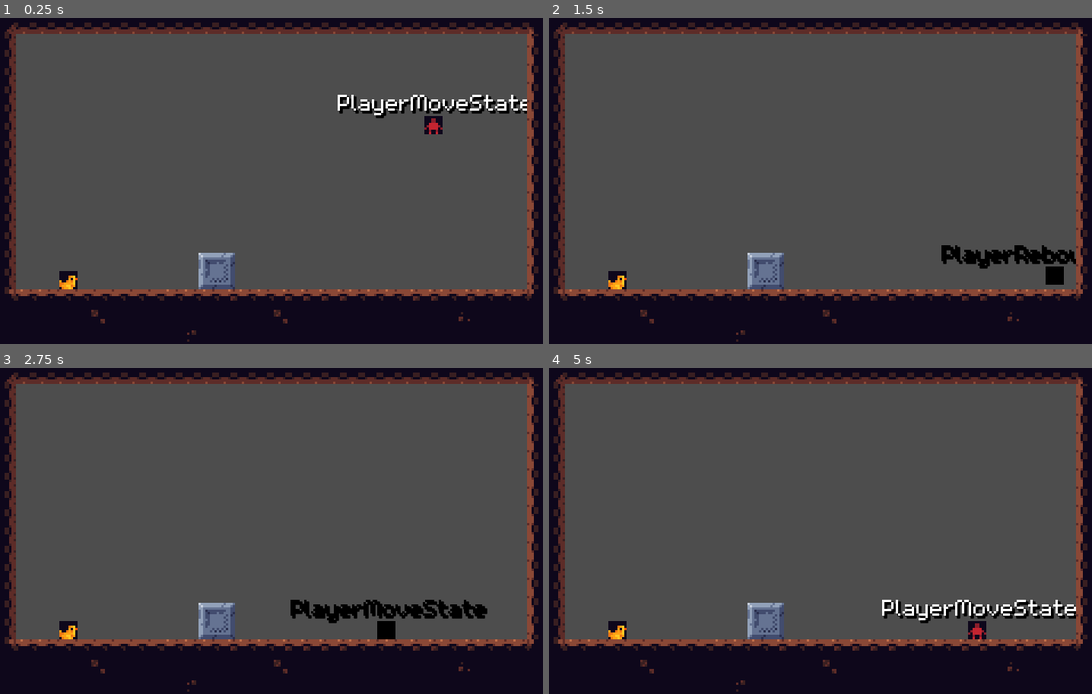
Above: before the commit, frames 1-4 (two rows, left to right).
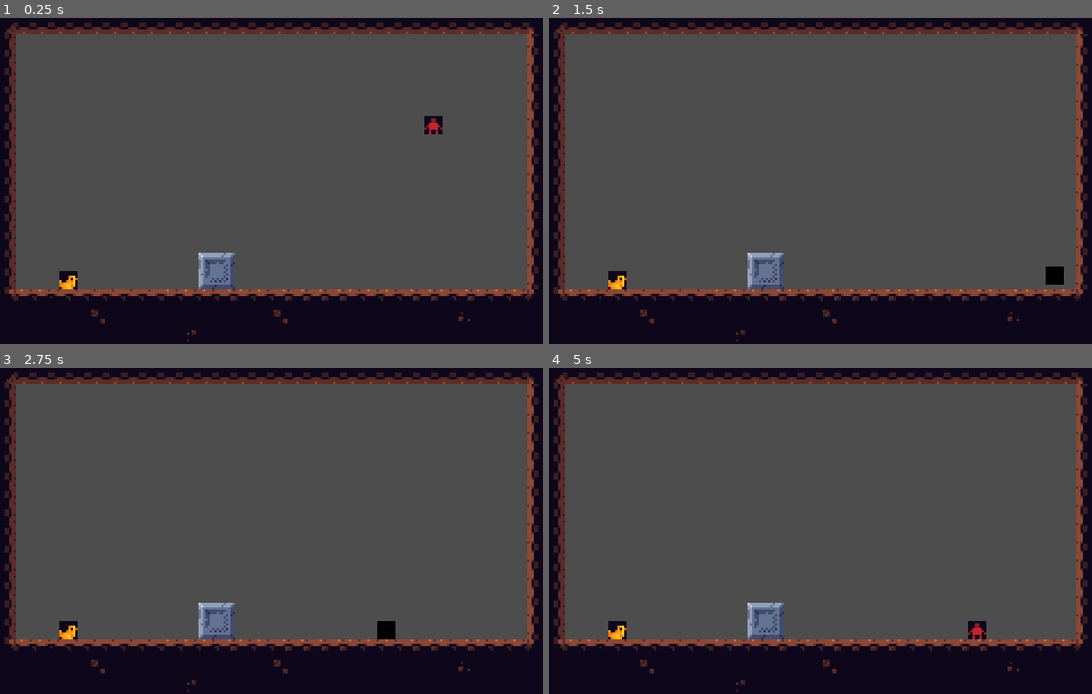
Above: after the commit, the same moments.

Repository: ReusableChopsticks/Platformer2024
Game: Godot game, scene res://scenes/levels/manager/level_manager.tscn
Two runs of this game, one before a commit and one after it. Both use one fixed random seed, a clock stepped at 60 frames per second and the inputs below.
Inputs:
- Up to frame 1 (0.25 s): no input
- Up to frame 2 (1.5 s): tap Enter at 0.5 s; hold Right (right) from 0.53 s (still down); tap Z (dash) at 0.6, 1.35 s; tap Space (jump) at 0.77 s
- Up to frame 3 (2.75 s): tap Space (jump) at 1.52 s; release Right (right) at 2.03 s; hold A (left) from 2.03 s (still down); tap Z (dash) at 2.1 s
- Up to frame 4 (5 s): release A (left) at 2.78 s; hold Right (right) 2.78-4.28 s; tap Z (dash) at 2.85, 3.6, 4.35 s; tap Space (jump) at 3.02, 3.77, 4.52 s; hold A (left) from 4.28 s (still down)

The runs differ from the first frame. In frame 1, 1.3% of the frame differs, in the area x 62-98%, y 23-31%; in frame 2, 0.9%; in frame 3, 1.3%, in the area x 53-90%, y 71-79%; in frame 4, 1.3%.

Commit message:
double jump state immediately transitions back to MoveState

Diff:
--- a/scenes/player/PlayerDoubleJump.gd
+++ b/scenes/player/PlayerDoubleJump.gd
@@ -2,22 +2,24 @@
 class_name PlayerDoubleJumpState
 
 
-
+## Just immediately transition back into move lol
+## because thats where all the important checks for speed happen
 func enter():
 	player.jump_buffer_timer.stop()
 	player.has_double_jump = false
 	player.velocity.y = player.double_jump_vel
+	transitioned.emit(self, "PlayerMoveState")
 
-func physics_update(delta: float):
-	# left and right movement
-	move_x(delta, player.air_move_mult)
-	apply_gravity(delta)
-	player.move_and_slide()
-
-
-	if grounded():
-		transitioned.emit(self, "PlayerMoveState")
-	elif dash():
-		transitioned.emit(self, "PlayerDashState")
-	elif wall():
-		transitioned.emit(self, "PlayerWallState")
+#func physics_update(delta: float):
+	## left and right movement
+	#move_x(delta, player.air_move_mult)
+	#apply_gravity(delta)
+	#player.move_and_slide()
+	#
+	#
+	#if grounded():
+		#transitioned.emit(self, "PlayerMoveState")
+	#elif dash():
+		#transitioned.emit(self, "PlayerDashState")
+	#elif wall():
+		#transitioned.emit(self, "PlayerWallState")
--- a/scenes/player/player.tscn
+++ b/scenes/player/player.tscn
@@ -50,7 +50,6 @@
 [node name="StateMachine" type="Node" parent="." node_paths=PackedStringArray("initial_state")]
 script = ExtResource("3_ockid")
 initial_state = NodePath("PlayerMoveState")
-show_state_label = true
 
 [node name="PlayerState" type="Node" parent="StateMachine"]
 script = ExtResource("5_vrwvw")
